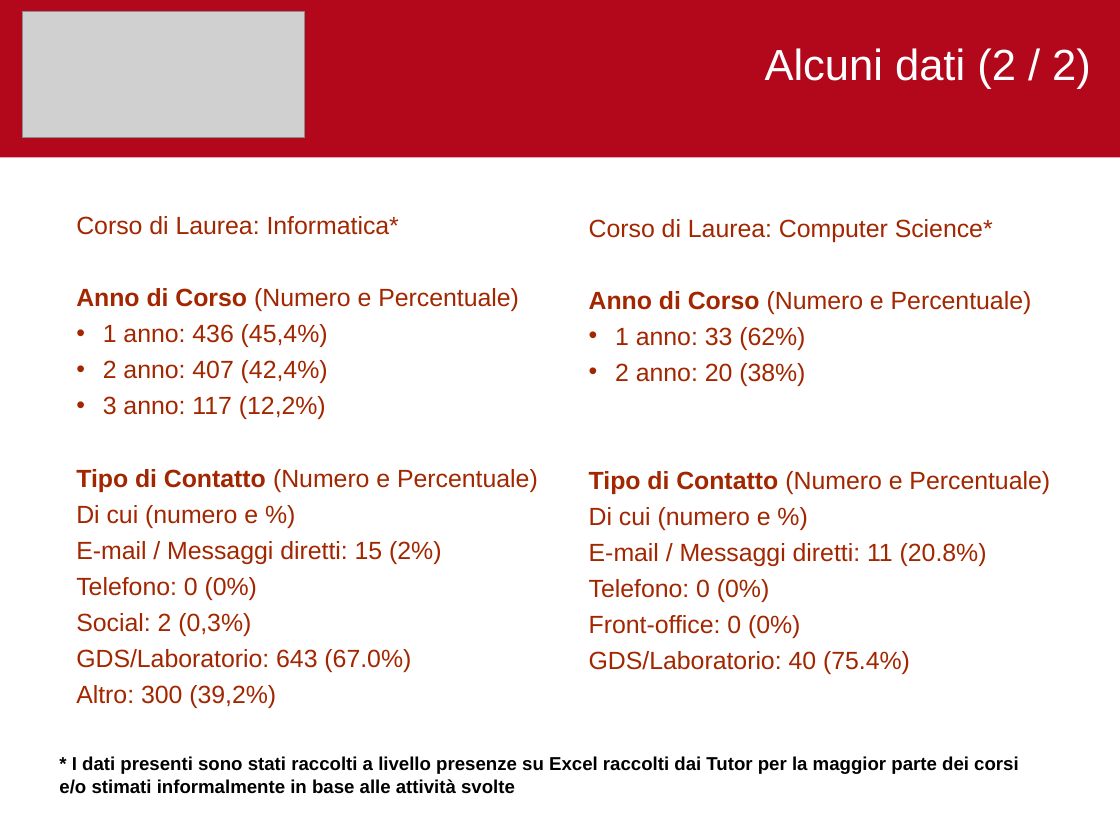
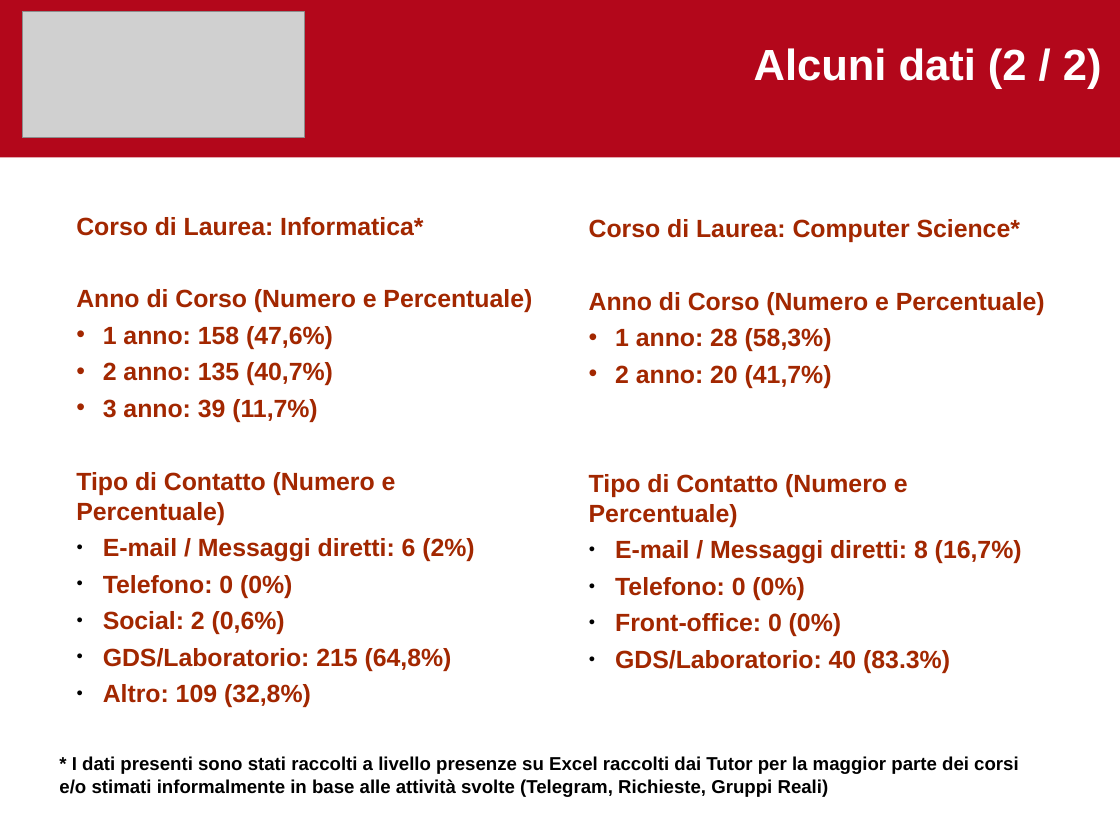
Before and after one commit to gabrielrovesti/Teaching-And-Tutoring, a slide deck: slide 3 of Tutorato UniPD/Tutor di Coordinamento/Presentazioni e raccolte dati/Informatica - Semestre 2.ppt. Drawn at 1120x840 pixels with LibreOffice and Linux fonts; fonts in the diff are those of the drawing; grey boxes stand for pictures. Boxes give left, top, right and bottom in pixels: in the first picture for what was removed or moved away, otherwise in the second. Text is boxed around its words. In the diff, an @@ line names an element or a change of style, - is before the commit and + after.

Commit message:
Fatto anche il lavoro di raccolta dati tutorato

```diff
--- a/Tutorato UniPD/Tutor di Coordinamento/Presentazioni e raccolte dati/Informatica - Semestre 2.ppt
+++ b/Tutorato UniPD/Tutor di Coordinamento/Presentazioni e raccolte dati/Informatica - Semestre 2.ppt
@@ text "Alcuni dati (2 / 2)": place and size @@
-text "Alcuni dati (2 / 2)" at [765, 48, 1091, 89]
+text "Alcuni dati (2 / 2)" at [754, 48, 1102, 89]
@@ text "Alcuni dati (2 / 2)" at [754, 48, 1102, 89]: bold on @@
@@ text at [76, 217, 532, 598]: bold on in "Corso di Laurea: Informatica*", "(Numero e Percentuale)", "(Numero e Percentuale)", "Telefono: 0 (0%)"; bullet none to ● @@
@@ text at [589, 219, 1045, 636]: bold on in "Corso di Laurea: Computer Science*", "(Numero e Percentuale)", "(Numero e Percentuale)", "Telefono: 0 (0%)" and 1 more places; bullet none to ● @@
@@ text at [103, 326, 333, 422]: text changed; bold on @@
-• 1 anno: 436 (45,4%)
-• 2 anno: 407 (42,4%)
-• 3 anno: 117 (12,2%)
+• 1 anno: 158 (47,6%)
+• 2 anno: 135 (40,7%)
+• 3 anno: 39 (11,7%)
@@ text at [615, 328, 832, 388]: text changed; bold on @@
-• 1 anno: 33 (62%)
-• 2 anno: 20 (38%)
+• 1 anno: 28 (58,3%)
+• 2 anno: 20 (41,7%)
@@ text at [103, 538, 474, 562]: text changed; bold on @@
-Di cui (numero e %)
-E-mail / Messaggi diretti: 15 (2%)
+● E-mail / Messaggi diretti: 6 (2%)
@@ text at [615, 540, 1022, 564]: text changed; bold on @@
-Di cui (numero e %)
-E-mail / Messaggi diretti: 11 (20.8%)
+● E-mail / Messaggi diretti: 8 (16,7%)
@@ text at [103, 611, 452, 707]: text changed; bold on @@
-Social: 2 (0,3%)
-GDS/Laboratorio: 643 (67.0%)
-Altro: 300 (39,2%)
+● Social: 2 (0,6%)
+● GDS/Laboratorio: 215 (64,8%)
+● Altro: 109 (32,8%)
@@ text at [615, 650, 950, 673]: text changed; bold on @@
-GDS/Laboratorio: 40 (75.4%)
+● GDS/Laboratorio: 40 (83.3%)
@@ text at [59, 756, 1019, 797]: text changed @@
-* I dati presenti sono stati raccolti a livello presenze su Excel raccolti dai Tutor per la maggior parte dei corsi e/o stimati informalmente in base alle attività svolte
+* I dati presenti sono stati raccolti a livello presenze su Excel raccolti dai Tutor per la maggior parte dei corsi e/o stimati informalmente in base alle attività svolte (Telegram, Richieste, Gruppi Reali)
```
Also in this commit, not shown: 4 other slides changed, 7 other files.
